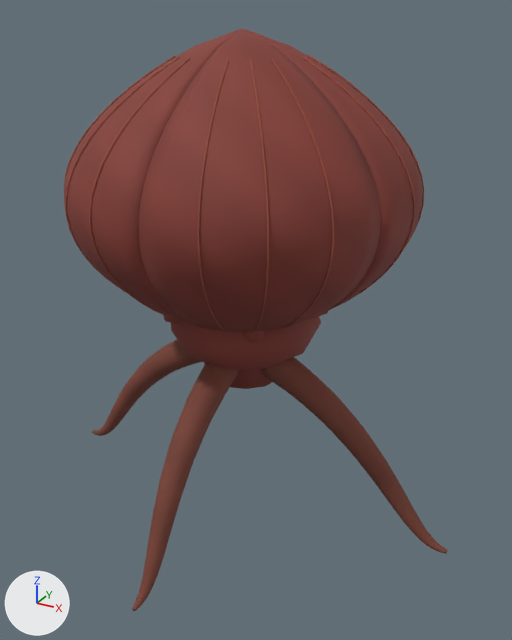
The Blender file assets/blender/calyx/calyx.blend, before and after one commit.
Before and after are seen from a 50 mm lens placed at (1.56, -2.72, 2.38), pointed at (0.11, -0.08, 1.06). Lighting does not change. The marker at lower left points along +X, +Y and +Z. The older version comes first.

The first picture shows 'CALYX_skin'.
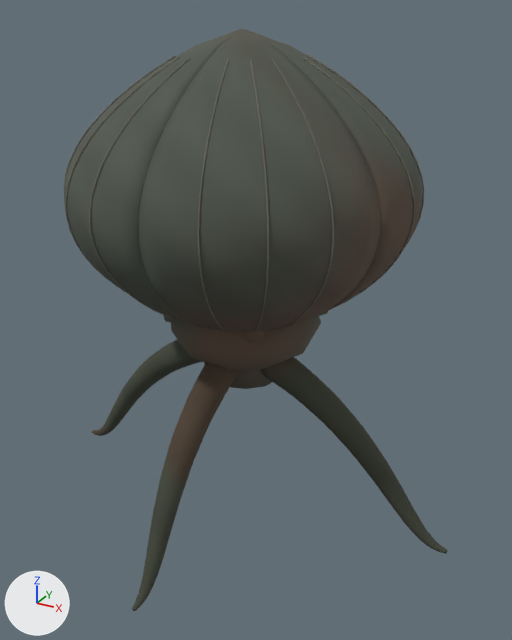
What differs and where, as boxes [x1, y1, x2, y2] in the pictures (512 x 640 px):
part 1 of me_icosphere, recoloured (red to dark grey): [64, 29, 422, 364] in both
part 2 of me_icosphere, recoloured: [64, 54, 424, 331] in both
part 3 of me_icosphere, recoloured: [92, 143, 448, 611] in both

What changed in the scene script:
```text
Change me_icosphere:
    where me_icosphere.from_pydata(...)  # 7137 vertices, 7532 faces; spans x -1.08..1.08, y -0.97..0.79, z 0.01..2.3
    used by ob_calyx_skin; location = (0.0, 0.0, 0.0)
    me_icosphere part 1: 1486 faces centred in x -0.7..0.76, y -0.76..0.78, z 0.73..2.3 are repainted in the vertex colours; the middle colour goes from red #833a31 to dark grey #50554b
    me_icosphere part 2: 1380 faces centred in x -0.78..0.78, y -0.74..0.79, z 1.14..2.2 are repainted in the vertex colours; the middle colour goes from brown #9c4f3b to dark grey #6c6b5f
    me_icosphere part 3: 2366 faces centred in x -1.08..1.08, y -0.97..0.67, z 0.02..2.3 are repainted in the vertex colours; the middle colour goes from dark red #793f32 to dark grey #424638
```
